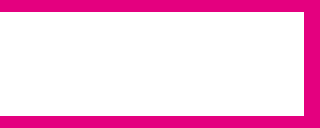
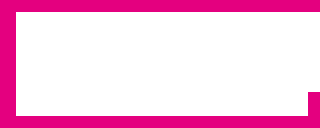
Revision of a layered 320x128 image; what changed, layer by layer:
showed "シェイプ 2" over [0, 12, 320, 116]
hid "シェイプ 3" over [0, 12, 320, 116]
